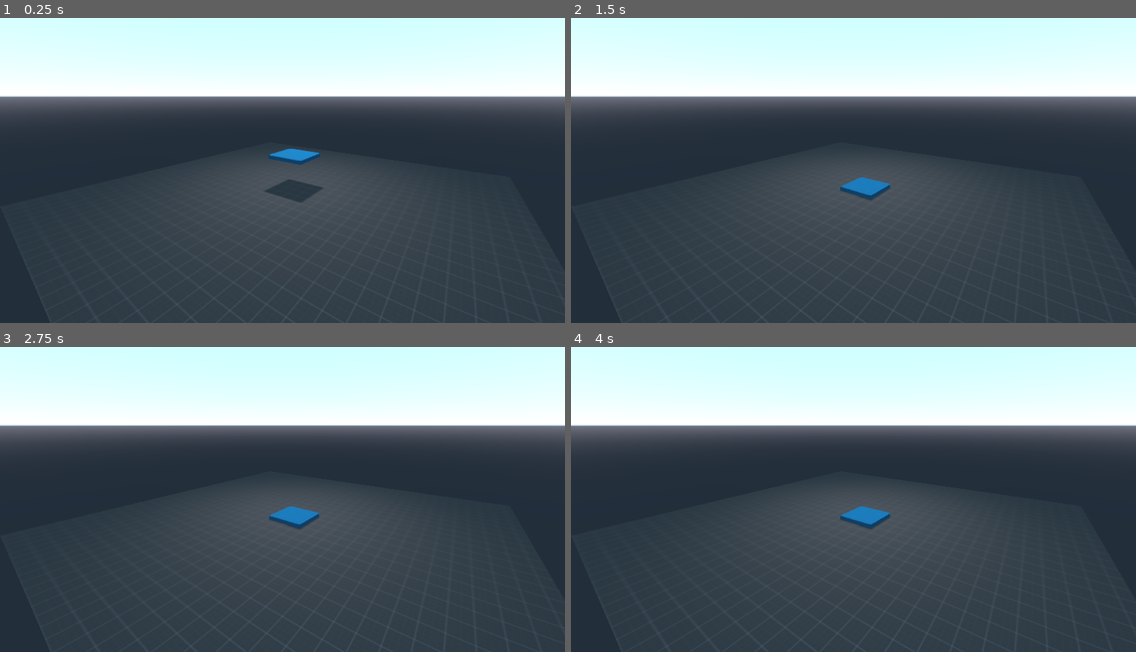
Above: before the commit, frames 1-4 (two rows, left to right).
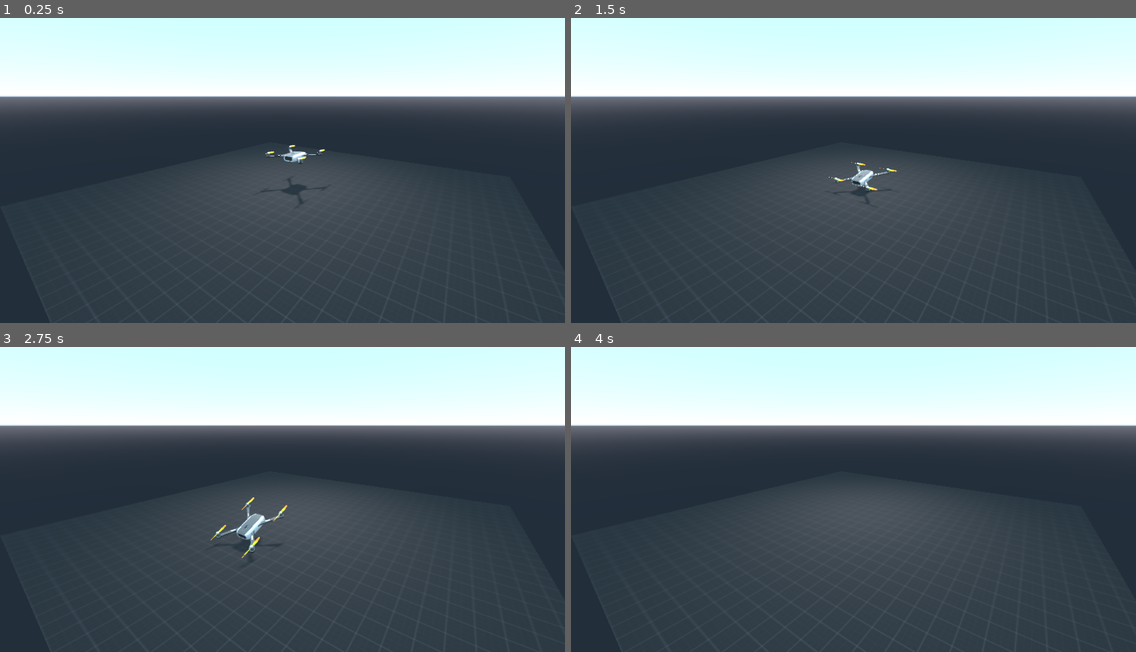
Above: after the commit, the same moments.

Repository: Yash-Pawar-2131/Drone-Simulator
Game: Godot game, scene res://scenes/world_2.tscn
The game is run twice, just before and just after one commit, with the same random seed, the same clock (stepped at 60 frames per second) and the same inputs.
Inputs:
- Up to frame 1 (0.25 s): no input
- Up to frame 2 (1.5 s): no input
- Up to frame 3 (2.75 s): no input
- Up to frame 4 (4 s): no input

The runs differ from the first frame. In frame 1, 0.6% of the frame differs, in the area x 46-58%, y 41-62%; in frame 2, 0.6%; in frame 3, 0.9%, in the area x 37-57%, y 49-70%; in frame 4, 0.4%.

Commit message:
xy plane movement

Diff:
--- a/scenes/world_2.tscn
+++ b/scenes/world_2.tscn
@@ -208,12 +208,10 @@
 
 [node name="Proto_Drone" type="RigidBody" parent="."]
 transform = Transform( 1, 0, 0, 0, 1, 0, 0, 0, 1, 0, 2.28132, 0 )
-visible = false
 script = ExtResource( 4 )
 
 [node name="Drone" type="Spatial" parent="Proto_Drone"]
 transform = Transform( -1.31134e-08, 0, -0.3, 0, 0.3, 0, 0.3, 0, -1.31134e-08, 0, 0, 0 )
-visible = false
 
 [node name="wing_0" type="Spatial" parent="Proto_Drone/Drone"]
 transform = Transform( 1, 0, 0, 0, 1, 0, 0, 0, 1.2, 3.3703, 0.611815, 3.32662 )
@@ -253,6 +251,7 @@
 
 [node name="Proto_Drone_Mesh" type="MeshInstance" parent="Proto_Drone"]
 transform = Transform( 1, 0, 0, 0, 0.1, 0, 0, 0, 1, 0, 0, 0 )
+visible = false
 mesh = SubResource( 3 )
 skeleton = NodePath("../..")
 material/0 = SubResource( 4 )
@@ -260,10 +259,10 @@
 [node name="CollisionShape" type="CollisionShape" parent="Proto_Drone"]
 transform = Transform( 1, 0, 0, 0, 0.1, 0, 0, 0, 1, 0, 0, 0 )
 shape = SubResource( 7 )
-disabled = true
 
 [node name="Proto_Drone2" type="RigidBody" parent="."]
 transform = Transform( 1, 0, 0, 0, 1, 0, 0, 0, 1, 0, 2.281, 0 )
+visible = false
 script = ExtResource( 12 )
 
 [node name="Proto_Drone_Mesh" type="MeshInstance" parent="Proto_Drone2"]
--- a/scripts/Proto_Drone2.gd
+++ b/scripts/Proto_Drone2.gd
@@ -1,14 +1,40 @@
 extends RigidBody
 
+onready var desired_drone_state = get_node("/root/Spatial/Desired_Drone_State")
 
-# Declare member variables here. Examples:
-# var a = 2
-# var b = "text"
+const SPEED = 1
+
+const PGAIN = 20
+const DGAIN = 3
+const IGAIN = 2
+
+var previous_error : float
+var error : float
+var error_derivative : float
+var error_integral : float
+var force : Vector3
+
+var thrust : float
+var yaw : float
+var pitch : float
+var roll : float
+
+var motorFR : float
+var motorFL : float
+var motorBR : float
+var motorBL : float
 
 
-# Called when the node enters the scene tree for the first time.
 func _ready():
-	pass # Replace with function body.
+	previous_error = 0.0
+	error_integral = 0.0
+
+	thrust = 0.0
+	yaw = 0.0
+	pitch = 0.0
+	roll = 0.0
+
+	pass
 
 
 # Called every frame. 'delta' is the elapsed time since the previous frame.
@@ -16,12 +42,24 @@
 #	pass
 
 func _physics_process(delta):
-	# print(Input.get_axis("down_thrust", "up_thrust"))
-	# add_force(self.get_transform().basis.z * Input.get_axis("down_thrust", "up_thrust") * 20, Vector3(0, 0, 0))
 
-	add_force(self.get_transform().basis.y * Input.get_axis("down_thrust", "up_thrust") * 10, $Proto_Drone_Mesh/P1.get_transform().origin)
-	add_force(self.get_transform().basis.y * Input.get_axis("down_thrust", "up_thrust") * 10, $Proto_Drone_Mesh/P2.get_transform().origin)
-	add_force(self.get_transform().basis.y * Input.get_axis("down_thrust", "up_thrust") * 10, $Proto_Drone_Mesh/P3.get_transform().origin)
-	add_force(self.get_transform().basis.y * Input.get_axis("down_thrust", "up_thrust") * 10, $Proto_Drone_Mesh/P4.get_transform().origin)
+	error = desired_drone_state.translation.y - self.translation.y
+	error_derivative = (error - previous_error) / delta
+	previous_error = error
+	error_integral = error_integral + error * delta
 
-	add_torque(Vector3(0, Input.get_axis("yaw_right", "yaw_left") * 10, 0))
+	thrust = PGAIN * error + DGAIN * error_derivative + IGAIN * error_integral
+
+	motorFR = thrust + yaw + pitch + roll
+	motorFL = thrust - yaw + pitch - roll
+	motorBR = thrust - yaw - pitch + roll
+	motorBL = thrust + yaw - pitch - roll
+
+	add_force(self.get_transform().basis.y * motorFL * SPEED, $Proto_Drone_Mesh/P1.get_transform().origin)
+	add_force(self.get_transform().basis.y * motorBL * SPEED, $Proto_Drone_Mesh/P2.get_transform().origin)
+	add_force(self.get_transform().basis.y * motorBR * SPEED, $Proto_Drone_Mesh/P3.get_transform().origin)
+	add_force(self.get_transform().basis.y * motorFR * SPEED, $Proto_Drone_Mesh/P4.get_transform().origin)
+
+	# add_torque(Vector3(0, Input.get_axis("yaw_right", "yaw_left") * 10, 0))
+
+	pass
